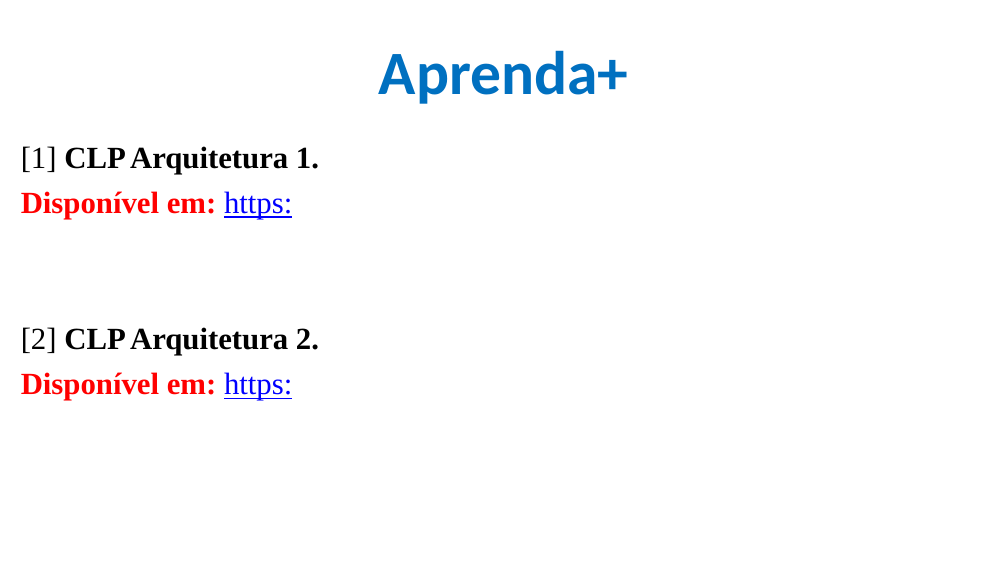
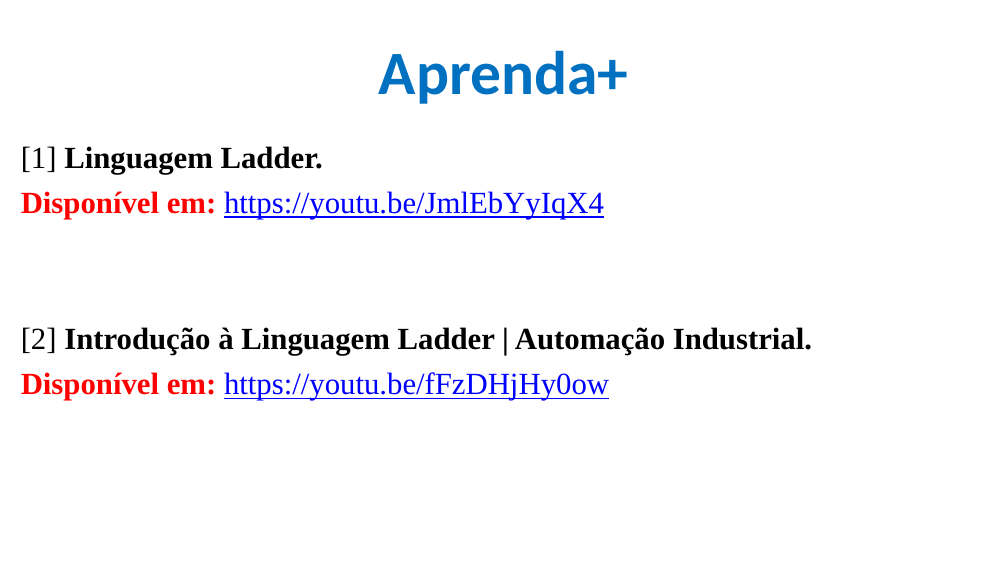
Before and after one commit to CloudEducationBrazil/WydenUniRuyControladoresLogicosProgCLP, a slide deck: slide 37 of 01 Classes/Aula3 - CLP - Programação - Linguagem LADER.pptx (slide 5 before the commit). Drawn at 1008x567 pixels with LibreOffice and Linux fonts; fonts in the diff are those of the drawing; background and template pictures are left out. Boxes give left, top, right and bottom in pixels: in the first picture for what was removed or moved away, otherwise in the second. Text is boxed around its words. In the diff, an @@ line names an element or a change of style, - is before the commit and + after.

Commit message:
Disciplina CLP LADDER 27Mar2025

```diff
--- a/01 Classes/Aula3 - CLP - Programação - Linguagem LADER.pptx
+++ b/01 Classes/Aula3 - CLP - Programação - Linguagem LADER.pptx
@@ text at (x1=21, y1=146, x2=812, y2=400): text changed @@
-[1] CLP Arquitetura 1.
-Disponível em: https:
-[2] CLP Arquitetura 2.
-Disponível em: https:
+[1] Linguagem Ladder.
+Disponível em: https://youtu.be/JmlEbYyIqX4
+[2] Introdução à Linguagem Ladder | Automação Industrial.
+Disponível em: https://youtu.be/fFzDHjHy0ow
```
Also in this commit, not shown: 5 other slides changed, 32 slides added, 11 other files.
